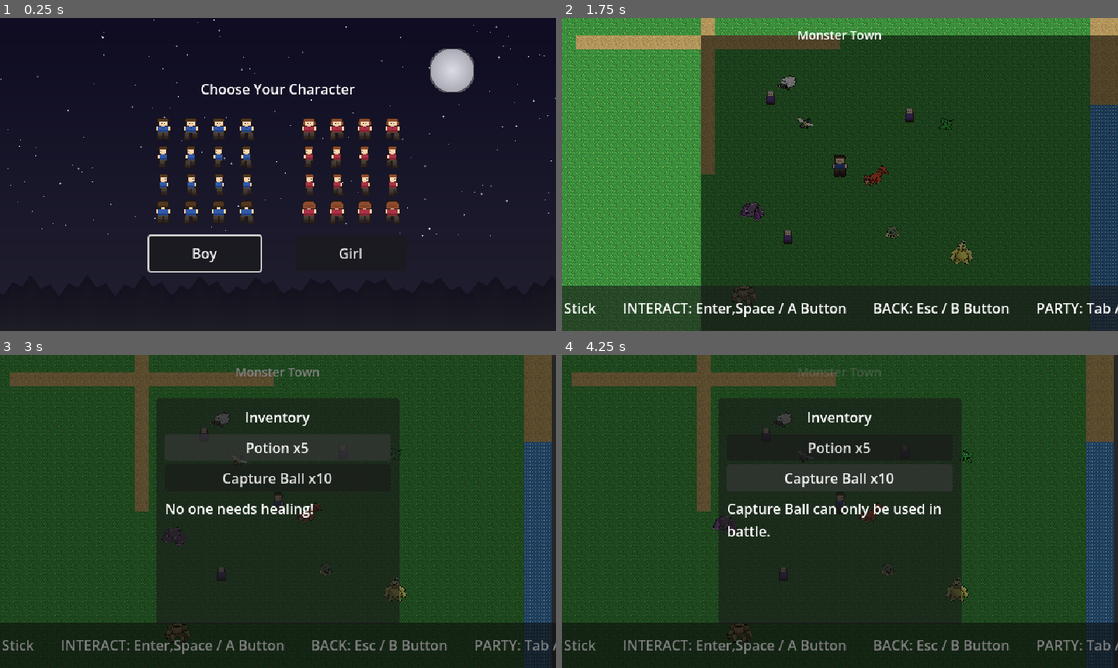
Above: before the commit, frames 1-4 (two rows, left to right).
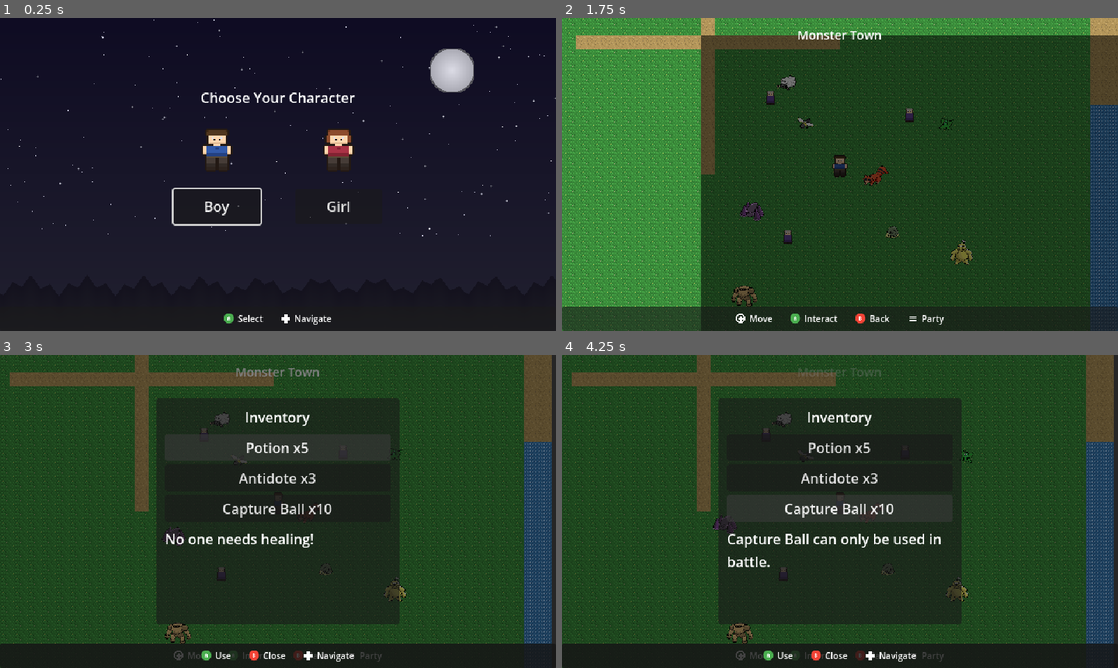
Above: after the commit, the same moments.

Repository: ragnorak02/monsterBattle
Game: Godot game, scene res://scenes/main.tscn
Two runs of this game, one before a commit and one after it. Both use one fixed random seed, a clock stepped at 60 frames per second and the inputs below.
Inputs:
- Up to frame 1 (0.25 s): no input
- Up to frame 2 (1.75 s): click "Boy" at 0.5 s; click "Choose" at 1.25 s
- Up to frame 3 (3 s): tap Enter (ui_accept) at 2, 2.27 s; hold D (move_right) 2.03-2.75 s; tap I at 2.1 s; click "Potion x5" at 2.75 s
- Up to frame 4 (4.25 s): click "Capture Ball x10" at 3.5 s

The runs differ from the first frame. In frame 1, 5.3% of the frame differs, in the area x 26-72%, y 21-98%; in frame 2, 4.3%; in frame 3, 8.4%; in frame 4, 8.9%, in the area x 0-100%, y 37-100%.

Commit message:
feat(ui): standardize controller hints + fix gender select sprites
Replace text-only controls HUD with reusable ControllerHintBar component
showing Xbox-style button icons across all screens (overworld, encounter,
battle, party menu, inventory, gender select, starter select). Fix gender
select displaying full 128x128 sprite sheets by cropping 32x32 portrait
via AtlasTexture. Default window size bumped to 1920x1080 (3x integer scale).

Co-Authored-By: Claude Opus 4.6 <noreply@anthropic.com>

Diff:
--- a/project.godot
+++ b/project.godot
@@ -31,8 +31,8 @@
 
 window/size/viewport_width=640
 window/size/viewport_height=360
-window/size/window_width_override=1280
-window/size/window_height_override=720
+window/size/window_width_override=1920
+window/size/window_height_override=1080
 window/stretch/mode="canvas_items"
 window/stretch/scale_mode="integer"
 
--- a/scenes/battle/battle_scene.tscn
+++ b/scenes/battle/battle_scene.tscn
@@ -1,9 +1,10 @@
-[gd_scene load_steps=5 format=3]
+[gd_scene load_steps=6 format=3]
 
 [ext_resource type="Script" path="res://scripts/battle/battle_controller.gd" id="1"]
 [ext_resource type="PackedScene" path="res://scenes/battle/monster_battle_display.tscn" id="2"]
 [ext_resource type="PackedScene" path="res://scenes/battle/action_menu.tscn" id="3"]
 [ext_resource type="Texture2D" path="res://assets/sprites/backgrounds/battle_bg.png" id="4"]
+[ext_resource type="PackedScene" path="res://scenes/ui/controller_hint_bar.tscn" id="5"]
 
 [node name="BattleScene" type="Control"]
 layout_mode = 3
@@ -93,3 +94,6 @@
 offset_top = -160.0
 grow_horizontal = 0
 grow_vertical = 0
+
+[node name="ControllerHintBar" parent="BattleUI" instance=ExtResource("5")]
+layout_mode = 1
--- a/scenes/gender_select.tscn
+++ b/scenes/gender_select.tscn
@@ -1,7 +1,8 @@
-[gd_scene load_steps=3 format=3]
+[gd_scene load_steps=4 format=3]
 
 [ext_resource type="Script" path="res://scripts/ui/gender_select_ui.gd" id="1"]
 [ext_resource type="Texture2D" path="res://assets/sprites/backgrounds/gender_select_bg.png" id="2"]
+[ext_resource type="PackedScene" path="res://scenes/ui/controller_hint_bar.tscn" id="3"]
 
 [node name="GenderSelect" type="Control"]
 layout_mode = 3
@@ -75,3 +76,6 @@
 layout_mode = 2
 custom_minimum_size = Vector2(100, 40)
 text = "Girl"
+
+[node name="ControllerHintBar" parent="." instance=ExtResource("3")]
+layout_mode = 1
--- a/scenes/overworld/overworld.tscn
+++ b/scenes/overworld/overworld.tscn
@@ -1,8 +1,9 @@
-[gd_scene load_steps=4 format=3]
+[gd_scene load_steps=5 format=3]
 
 [ext_resource type="Script" path="res://scripts/overworld/overworld.gd" id="1"]
 [ext_resource type="PackedScene" path="res://scenes/overworld/player.tscn" id="2"]
-[ext_resource type="PackedScene" path="res://scenes/ui/controls_hud.tscn" id="3"]
+[ext_resource type="PackedScene" path="res://scenes/ui/controller_hint_bar.tscn" id="3"]
+[ext_resource type="PackedScene" path="res://scenes/overworld/follower.tscn" id="4"]
 
 [node name="Overworld" type="Node2D"]
 script = ExtResource("1")
@@ -14,12 +15,15 @@
 
 [node name="NPCs" type="Node2D" parent="."]
 
+[node name="Follower" parent="." instance=ExtResource("4")]
+z_index = 1
+
 [node name="WildMonsters" type="Node2D" parent="."]
 
 [node name="UILayer" type="CanvasLayer" parent="."]
 layer = 10
 
-[node name="ControlsHUD" parent="UILayer" instance=ExtResource("3")]
+[node name="ControllerHintBar" parent="UILayer" instance=ExtResource("3")]
 
 [node name="BattleLayer" type="CanvasLayer" parent="."]
 layer = 20
--- a/scenes/starter_select.tscn
+++ b/scenes/starter_select.tscn
@@ -1,7 +1,8 @@
-[gd_scene load_steps=3 format=3]
+[gd_scene load_steps=4 format=3]
 
 [ext_resource type="Script" path="res://scripts/ui/starter_select_ui.gd" id="1"]
 [ext_resource type="Texture2D" path="res://assets/sprites/backgrounds/starter_select_bg.png" id="2"]
+[ext_resource type="PackedScene" path="res://scenes/ui/controller_hint_bar.tscn" id="3"]
 
 [node name="StarterSelect" type="Control"]
 layout_mode = 3
@@ -125,3 +126,6 @@
 [node name="SelectButton" type="Button" parent="VBox/CardContainer/Card3/VBox"]
 layout_mode = 2
 text = "Choose"
+
+[node name="ControllerHintBar" parent="." instance=ExtResource("3")]
+layout_mode = 1
--- /dev/null
+++ b/scenes/ui/controller_hint_bar.tscn
@@ -0,0 +1,28 @@
+[gd_scene load_steps=2 format=3]
+
+[ext_resource type="Script" path="res://scripts/ui/controller_hint_bar.gd" id="1"]
+
+[node name="ControllerHintBar" type="PanelContainer"]
+anchors_preset = 12
+anchor_top = 1.0
+anchor_right = 1.0
+anchor_bottom = 1.0
+offset_top = -28.0
+grow_horizontal = 2
+grow_vertical = 0
+mouse_filter = 2
+script = ExtResource("1")
+
+[node name="MarginContainer" type="MarginContainer" parent="."]
+layout_mode = 2
+mouse_filter = 2
+theme_override_constants/margin_left = 8
+theme_override_constants/margin_top = 4
+theme_override_constants/margin_right = 8
+theme_override_constants/margin_bottom = 4
+
+[node name="HBox" type="HBoxContainer" parent="MarginContainer"]
+layout_mode = 2
+mouse_filter = 2
+theme_override_constants/separation = 20
+alignment = 1
--- a/scenes/ui/controls_hud.tscn
+++ /dev/null
@@ -1,47 +0,0 @@
-[gd_scene load_steps=2 format=3]
-
-[ext_resource type="Script" path="res://scripts/ui/controls_hud.gd" id="1"]
-
-[node name="ControlsHUD" type="PanelContainer"]
-anchors_preset = 12
-anchor_top = 1.0
-anchor_right = 1.0
-anchor_bottom = 1.0
-offset_top = -52.0
-grow_horizontal = 2
-grow_vertical = 0
-mouse_filter = 2
-script = ExtResource("1")
-
-[node name="MarginContainer" type="MarginContainer" parent="."]
-layout_mode = 2
-mouse_filter = 2
-theme_override_constants/margin_left = 10
-theme_override_constants/margin_top = 4
-theme_override_constants/margin_right = 10
-theme_override_constants/margin_bottom = 4
-
-[node name="HBox" type="HBoxContainer" parent="MarginContainer"]
-layout_mode = 2
-mouse_filter = 2
-theme_override_constants/separation = 30
-
-[node name="Movement" type="Label" parent="MarginContainer/HBox"]
-layout_mode = 2
-text = "MOVE: WASD / Arrows / Left Stick"
-
-[node name="Confirm" type="Label" parent="MarginContainer/HBox"]
-layout_mode = 2
-text = "INTERACT: Enter,Space / A Button"
-
-[node name="Cancel" type="Label" parent="MarginContainer/HBox"]
-layout_mode = 2
-text = "BACK: Esc / B Button"
-
-[node name="Menu" type="Label" parent="MarginContainer/HBox"]
-layout_mode = 2
-text = "PARTY: Tab / Start"
-
-[node name="Debug" type="Label" parent="MarginContainer/HBox"]
-layout_mode = 2
-text = "DEBUG BATTLE: F1"
--- a/scenes/ui/encounter_ui.tscn
+++ b/scenes/ui/encounter_ui.tscn
@@ -1,6 +1,7 @@
-[gd_scene load_steps=2 format=3]
+[gd_scene load_steps=3 format=3]
 
 [ext_resource type="Script" path="res://scripts/ui/encounter_ui.gd" id="1"]
+[ext_resource type="PackedScene" path="res://scenes/ui/controller_hint_bar.tscn" id="2"]
 
 [node name="EncounterUI" type="Control"]
 layout_mode = 3
@@ -85,7 +86,5 @@
 layout_mode = 2
 theme_override_constants/separation = 4
 
-[node name="HintLabel" type="Label" parent="HBox/RightPanel/MarginContainer/VBox"]
-layout_mode = 2
-text = "Confirm = Select  |  Cancel = Run"
-horizontal_alignment = 1
+[node name="ControllerHintBar" parent="." instance=ExtResource("2")]
+layout_mode = 1
--- a/scenes/ui/inventory_ui.tscn
+++ b/scenes/ui/inventory_ui.tscn
@@ -1,6 +1,7 @@
-[gd_scene load_steps=2 format=3]
+[gd_scene load_steps=3 format=3]
 
 [ext_resource type="Script" path="res://scripts/ui/inventory_ui.gd" id="1"]
+[ext_resource type="PackedScene" path="res://scenes/ui/controller_hint_bar.tscn" id="2"]
 
 [node name="InventoryUI" type="CanvasLayer"]
 layer = 15
@@ -52,3 +53,5 @@
 custom_minimum_size = Vector2(0, 40)
 text = "Select an item"
 autowrap_mode = 2
+
+[node name="ControllerHintBar" parent="." instance=ExtResource("2")]
--- a/scenes/ui/party_menu.tscn
+++ b/scenes/ui/party_menu.tscn
@@ -1,6 +1,7 @@
-[gd_scene load_steps=2 format=3]
+[gd_scene load_steps=3 format=3]
 
 [ext_resource type="Script" path="res://scripts/ui/party_menu_ui.gd" id="1"]
+[ext_resource type="PackedScene" path="res://scenes/ui/controller_hint_bar.tscn" id="2"]
 
 [node name="PartyMenu" type="CanvasLayer"]
 layer = 15
@@ -65,3 +66,5 @@
 layout_mode = 2
 size_flags_horizontal = 3
 text = "Select a monster"
+
+[node name="ControllerHintBar" parent="." instance=ExtResource("2")]
--- a/scripts/battle/battle_controller.gd
+++ b/scripts/battle/battle_controller.gd
@@ -38,6 +38,7 @@
 @onready var action_menu: PanelContainer = $BattleUI/ActionPanel
 @onready var message_label: Label = $BattleUI/MessagePanel/MessageLabel
 @onready var background: TextureRect = $Background
+@onready var hint_bar: PanelContainer = $BattleUI/ControllerHintBar
 
 func _get_name(monster: MonsterInstance) -> String:
 	return str(monster.base_data.get("monster_name"))
@@ -72,9 +73,24 @@
 	AudioManager.play_music("res://assets/audio/music/battle_theme.wav")
 	_start_intro()
 
+func _update_hints_for_state() -> void:
+	if not hint_bar:
+		return
+	if _state == BattleState.PLAYER_TURN:
+		hint_bar.set_hints([
+			{"icon": "btn_a", "label": "Select"},
+			{"icon": "btn_b", "label": "Back"},
+			{"icon": "dpad", "label": "Navigate"},
+		])
+	else:
+		hint_bar.set_hints([
+			{"icon": "btn_a", "label": "Continue"},
+		])
+
 func _start_intro() -> void:
 	_state = BattleState.INTRO
 	action_menu.set_enabled(false)
+	_update_hints_for_state()
 	var msg := "A wild %s (Lv.%d) appeared!" % [_get_name(_enemy_monster), _enemy_monster.level]
 	print("[BATTLE] %s" % msg)
 	_show_message(msg)
@@ -103,6 +119,7 @@
 
 func _start_player_turn() -> void:
 	_state = BattleState.PLAYER_TURN
+	_update_hints_for_state()
 	var msg := "What will %s do?" % _get_name(_player_monster)
 	print("[BATTLE] %s" % msg)
 	_show_message(msg)
@@ -211,6 +228,31 @@
 		var healed: int = _player_monster.current_hp - old_hp
 		print("[BATTLE] Used %s, healed %s for %d HP" % [item_def["name"], p_name, healed])
 		_show_message("Used %s! %s recovered %d HP!" % [item_def["name"], p_name, healed])
+		player_display.update_hp()
+		await get_tree().create_timer(1.0).timeout
+		# Enemy gets a free attack
+		_enemy_skill = _pick_enemy_skill()
+		await _execute_attack(_enemy_monster, _player_monster, _enemy_skill, false)
+		if await _check_faint():
+			return
+		await _process_end_of_turn_status()
+		await _check_faint()
+
+	elif item_type == "cure":
+		var target_status: String = str(item_def["value"])
+		var p_name: String = _get_name(_player_monster)
+		if _player_monster.status != target_status:
+			# Refund the item — it won't work
+			GameManager.add_item(item_id)
+			print("[BATTLE] %s doesn't have %s!" % [p_name, target_status])
+			_show_message("It won't have any effect!")
+			await get_tree().create_timer(0.8).timeout
+			_start_player_turn()
+			return
+		_player_monster.clear_status()
+		print("[BATTLE] Used %s! %s was cured of %s!" % [item_def["name"], p_name, target_status])
+		_show_message("Used %s! %s was cured of %s!" % [item_def["name"], p_name, target_status])
+		_update_status_displays()
 		player_display.update_hp()
 		await get_tree().create_timer(1.0).timeout
 		# Enemy gets a free attack
--- a/scripts/overworld/overworld.gd
+++ b/scripts/overworld/overworld.gd
@@ -7,9 +7,11 @@
 @onready var tile_map: TileMapLayer = $TileMapLayer
 @onready var player: CharacterBody2D = $Player
 @onready var npcs_container: Node2D = $NPCs
+@onready var follower: Node2D = $Follower
 @onready var wild_monsters_container: Node2D = $WildMonsters
 @onready var ui_layer: CanvasLayer = $UILayer
 @onready var battle_layer: CanvasLayer = $BattleLayer
+@onready var hint_bar: PanelContainer = $UILayer/ControllerHintBar
 
 var _auto_test: bool = false  # Set to true to enable auto-test
 var _area_name_label: Label = null
@@ -70,8 +72,16 @@
 	_spawn_transition_zones(area_config)
 	_update_player_sprite()
 	_restore_player_position()
+	_setup_follower()
 	_show_area_name()
 	AudioManager.play_music(area_config["music"], false)
+	if hint_bar:
+		hint_bar.set_hints([
+			{"icon": "lstick", "label": "Move"},
+			{"icon": "btn_a", "label": "Interact"},
+			{"icon": "btn_b", "label": "Back"},
+			{"icon": "btn_start", "label": "Party"},
+		])
 	if _auto_test:
 		_run_auto_test()
 
@@ -85,6 +95,10 @@
 	var saved_pos: Variant = GameManager.get_area_player_position(GameManager.current_area)
 	if saved_pos != null:
 		player.position = saved_pos as Vector2
+
+func _setup_follower() -> void:
+	if follower and follower.has_method("setup"):
+		follower.setup(player)
 
 func _setup_tilemap(area_config: Dictionary) -> void:
 	var tile_set := TileSet.new()
--- /dev/null
+++ b/scripts/tools/generate_controller_icons.gd
@@ -0,0 +1,107 @@
+@tool
+extends SceneTree
+## One-time tool script: generates 12x12 controller button icon PNGs.
+## Run with:  Z:/godot/godot.exe --path . --headless --script res://scripts/tools/generate_controller_icons.gd
+
+const SIZE := 12
+const OUT_DIR := "res://assets/ui/controller/"
+
+func _init() -> void:
+	_generate_all()
+	quit()
+
+func _generate_all() -> void:
+	DirAccess.make_dir_recursive_absolute(OUT_DIR)
+	_save_circle_button("btn_a", "A", Color(0.298, 0.686, 0.314))   # Green
+	_save_circle_button("btn_b", "B", Color(0.957, 0.263, 0.212))   # Red
+	_save_circle_button("btn_x", "X", Color(0.129, 0.588, 0.953))   # Blue
+	_save_circle_button("btn_y", "Y", Color(1.0, 0.757, 0.027))     # Yellow
+	_save_start_icon()
+	_save_dpad_icon()
+	_save_lstick_icon()
+	print("[ICON-GEN] All 7 controller icons generated in %s" % OUT_DIR)
+
+func _save_circle_button(filename: String, letter: String, color: Color) -> void:
+	var img := Image.create(SIZE, SIZE, false, Image.FORMAT_RGBA8)
+	img.fill(Color(0, 0, 0, 0))
+	var center := Vector2(5.5, 5.5)
+	var radius := 5.5
+	# Draw filled circle
+	for y in SIZE:
+		for x in SIZE:
+			var dist := Vector2(x + 0.5, y + 0.5).distance_to(center)
+			if dist <= radius:
+				img.set_pixel(x, y, color)
+			elif dist <= radius + 0.7:
+				var alpha := clampf(1.0 - (dist - radius) / 0.7, 0.0, 1.0)
+				img.set_pixel(x, y, Color(color.r, color.g, color.b, alpha))
+	# Draw letter — simple 3x5 pixel font centered
+	var glyph := _get_glyph(letter)
+	var gw := 3
+	var gh := 5
+	var ox := (SIZE - gw) / 2  # 4
+	var oy := (SIZE - gh) / 2  # 3
+	for gy in gh:
+		for gx in gw:
+			if glyph[gy * gw + gx]:
+				img.set_pixel(ox + gx, oy + gy, Color.WHITE)
+	img.save_png(OUT_DIR + filename + ".png")
+	print("[ICON-GEN] Saved %s.png" % filename)
+
+func _get_glyph(letter: String) -> Array:
+	match letter:
+		"A": return [0,1,0, 1,0,1, 1,1,1, 1,0,1, 1,0,1]
+		"B": return [1,1,0, 1,0,1, 1,1,0, 1,0,1, 1,1,0]
+		"X": return [1,0,1, 1,0,1, 0,1,0, 1,0,1, 1,0,1]
+		"Y": return [1,0,1, 1,0,1, 0,1,0, 0,1,0, 0,1,0]
+	return [0,0,0, 0,0,0, 0,0,0, 0,0,0, 0,0,0]
+
+func _save_start_icon() -> void:
+	var img := Image.create(SIZE, SIZE, false, Image.FORMAT_RGBA8)
+	img.fill(Color(0, 0, 0, 0))
+	# Hamburger menu: 3 horizontal lines
+	var col := Color.WHITE
+	for x in range(2, 10):
+		img.set_pixel(x, 3, col)
+		img.set_pixel(x, 5, col)
+		img.set_pixel(x, 7, col)
+		img.set_pixel(x, 8, col)  # bottom bar thicker for clarity
+	img.save_png(OUT_DIR + "btn_start.png")
+	print("[ICON-GEN] Saved btn_start.png")
+
+func _save_dpad_icon() -> void:
+	var img := Image.create(SIZE, SIZE, false, Image.FORMAT_RGBA8)
+	img.fill(Color(0, 0, 0, 0))
+	var col := Color.WHITE
+	# Vertical bar (center column, 3px wide)
+	for y in SIZE:
+		if y >= 1 and y <= 10:
+			for x in range(4, 8):
+				img.set_pixel(x, y, col)
+	# Horizontal bar
+	for x in SIZE:
+		if x >= 1 and x <= 10:
+			for y in range(4, 8):
+				img.set_pixel(x, y, col)
+	img.save_png(OUT_DIR + "dpad.png")
+	print("[ICON-GEN] Saved dpad.png")
+
+func _save_lstick_icon() -> void:
+	var img := Image.create(SIZE, SIZE, false, Image.FORMAT_RGBA8)
+	img.fill(Color(0, 0, 0, 0))
+	var center := Vector2(5.5, 5.5)
+	var col := Color.WHITE
+	# Draw circle outline
+	for y in SIZE:
+		for x in SIZE:
+			var dist := Vector2(x + 0.5, y + 0.5).distance_to(center)
+			if dist >= 4.0 and dist <= 5.5:
+				img.set_pixel(x, y, col)
+	# Draw crosshair in center
+	for i in range(3, 9):
+		img.set_pixel(i, 5, col)
+		img.set_pixel(i, 6, col)
+		img.set_pixel(5, i, col)
+		img.set_pixel(6, i, col)
+	img.save_png(OUT_DIR + "lstick.png")
+	print("[ICON-GEN] Saved lstick.png")
--- /dev/null
+++ b/scripts/ui/controller_hint_bar.gd
@@ -0,0 +1,43 @@
+extends PanelContainer
+## Reusable controller hint bar — anchored to bottom of screen.
+## Usage: hint_bar.set_hints([{"icon": "btn_a", "label": "Select"}, ...])
+
+const ICON_DIR := "res://assets/ui/controller/"
+
+var _icon_cache: Dictionary = {}
+var _hbox: HBoxContainer
+
+func _ready() -> void:
+	mouse_filter = Control.MOUSE_FILTER_IGNORE
+	_hbox = get_node("MarginContainer/HBox")
+
+func set_hints(hints: Array) -> void:
+	for child in _hbox.get_children():
+		child.queue_free()
+	for hint in hints:
+		var pair := HBoxContainer.new()
+		pair.mouse_filter = Control.MOUSE_FILTER_IGNORE
+		pair.add_theme_constant_override("separation", 4)
+		var icon_rect := TextureRect.new()
+		icon_rect.custom_minimum_size = Vector2(12, 12)
+		icon_rect.stretch_mode = TextureRect.STRETCH_KEEP_ASPECT_CENTERED
+		icon_rect.expand_mode = TextureRect.EXPAND_IGNORE_SIZE
+		icon_rect.mouse_filter = Control.MOUSE_FILTER_IGNORE
+		icon_rect.texture_filter = CanvasItem.TEXTURE_FILTER_NEAREST
+		icon_rect.texture = _load_icon(hint["icon"])
+		pair.add_child(icon_rect)
+		var lbl := Label.new()
+		lbl.text = hint["label"]
+		lbl.mouse_filter = Control.MOUSE_FILTER_IGNORE
+		lbl.add_theme_font_size_override("font_size", 10)
+		pair.add_child(lbl)
+		_hbox.add_child(pair)
+
+func _load_icon(icon_name: String) -> Texture2D:
+	if _icon_cache.has(icon_name):
+		return _icon_cache[icon_name]
+	var path := ICON_DIR + icon_name + ".png"
+	var tex := load(path) as Texture2D
+	if tex:
+		_icon_cache[icon_name] = tex
+	return tex
--- a/scripts/ui/controls_hud.gd
+++ /dev/null
@@ -1,5 +0,0 @@
-extends PanelContainer
-
-func _ready() -> void:
-	# Ensure this stays on screen
-	mouse_filter = Control.MOUSE_FILTER_IGNORE
--- a/scripts/ui/encounter_ui.gd
+++ b/scripts/ui/encounter_ui.gd
@@ -9,6 +9,7 @@
 @onready var message_label: Label = $HBox/LeftPanel/Message
 @onready var enemy_sprite: TextureRect = $HBox/LeftPanel/EnemySprite
 @onready var party_list: VBoxContainer = $HBox/RightPanel/MarginContainer/VBox/PartyList
+@onready var hint_bar: PanelContainer = $ControllerHintBar
 
 var _buttons: Array[Button] = []
 
@@ -59,6 +60,13 @@
 			btn.call_deferred("grab_focus")
 			break
 
+	if hint_bar:
+		hint_bar.set_hints([
+			{"icon": "btn_a", "label": "Select"},
+			{"icon": "btn_b", "label": "Run"},
+			{"icon": "dpad", "label": "Navigate"},
+		])
+
 func _on_monster_picked(index: int) -> void:
 	GameManager.is_in_dialogue = false
 	monster_chosen.emit(index)
--- a/scripts/ui/gender_select_ui.gd
+++ b/scripts/ui/gender_select_ui.gd
@@ -4,19 +4,32 @@
 @onready var girl_button: Button = %GirlButton if has_node("%GirlButton") else $VBox/ButtonContainer/GirlContainer/GirlButton
 @onready var boy_sprite: TextureRect = $VBox/ButtonContainer/BoyContainer/BoySprite
 @onready var girl_sprite: TextureRect = $VBox/ButtonContainer/GirlContainer/GirlSprite
+@onready var hint_bar: PanelContainer = $ControllerHintBar
 
 func _ready() -> void:
 	boy_button.pressed.connect(_on_boy_selected)
 	girl_button.pressed.connect(_on_girl_selected)
 	boy_button.grab_focus()
 
-	# Load preview sprites
+	# Load preview sprites — crop top-left 32x32 frame (forward-facing idle)
 	var boy_tex := load("res://assets/sprites/player/player_boy.png") as Texture2D
 	var girl_tex := load("res://assets/sprites/player/player_girl.png") as Texture2D
 	if boy_tex:
-		boy_sprite.texture = boy_tex
+		boy_sprite.texture = _make_portrait(boy_tex)
 	if girl_tex:
-		girl_sprite.texture = girl_tex
+		girl_sprite.texture = _make_portrait(girl_tex)
+
+	if hint_bar:
+		hint_bar.set_hints([
+			{"icon": "btn_a", "label": "Select"},
+			{"icon": "dpad", "label": "Navigate"},
+		])
+
+func _make_portrait(full_sheet: Texture2D) -> AtlasTexture:
+	var atlas := AtlasTexture.new()
+	atlas.atlas = full_sheet
+	atlas.region = Rect2(0, 0, 32, 32)
+	return atlas
 
 func _on_boy_selected() -> void:
 	AudioManager.play_sfx("res://assets/audio/sfx/select.wav")
--- a/scripts/ui/inventory_ui.gd
+++ b/scripts/ui/inventory_ui.gd
@@ -2,12 +2,19 @@
 
 @onready var item_list: VBoxContainer = $Panel/MarginContainer/VBox/ItemList
 @onready var detail_label: Label = $Panel/MarginContainer/VBox/DetailLabel
+@onready var hint_bar: PanelContainer = $ControllerHintBar
 
 var _item_buttons: Array[Button] = []
 
 func _ready() -> void:
 	GameManager.is_in_menu = true
 	_build_item_list()
+	if hint_bar:
+		hint_bar.set_hints([
+			{"icon": "btn_a", "label": "Use"},
+			{"icon": "btn_b", "label": "Close"},
+			{"icon": "dpad", "label": "Navigate"},
+		])
 
 func _build_item_list() -> void:
 	for btn in _item_buttons:
@@ -48,6 +55,8 @@
 	var item_type: String = item_def["type"]
 	if item_type == "heal":
 		_use_heal_item(item_id, item_def)
+	elif item_type == "cure":
+		_use_cure_item(item_id, item_def)
 	else:
 		detail_label.text = "%s can only be used in battle." % item_def["name"]
 
@@ -74,6 +83,26 @@
 	detail_label.text = "%s healed %s for %d HP!" % [item_def["name"], name_str, healed]
 	_build_item_list()
 
+func _use_cure_item(item_id: String, item_def: Dictionary) -> void:
+	var target_status: String = str(item_def["value"])
+	var target: MonsterInstance = null
+	for monster in GameManager.player_party:
+		if not monster.is_fainted() and monster.status == target_status:
+			target = monster
+			break
+
+	if not target:
+		detail_label.text = "No one needs that!"
+		return
+
+	if not GameManager.remove_item(item_id):
+		return
+
+	var name_str: String = str(target.base_data.get("monster_name"))
+	target.clear_status()
+	detail_label.text = "%s cured %s of %s!" % [item_def["name"], name_str, target_status]
+	_build_item_list()
+
 func _show_item_detail_by_id(item_id: String) -> void:
 	var item_def: Dictionary = GameManager.get_item_def(item_id)
 	if item_def.is_empty():
@@ -85,6 +114,8 @@
 			desc = "Restores %d HP." % int(item_def["value"])
 		"catch":
 			desc = "Catch rate x%.1f." % float(item_def["value"])
+		"cure":
+			desc = "Cures %s." % str(item_def["value"])
 		_:
 			desc = "An item."
 	detail_label.text = "%s (x%d)\n%s" % [item_def["name"], count, desc]
--- a/scripts/ui/party_menu_ui.gd
+++ b/scripts/ui/party_menu_ui.gd
@@ -5,6 +5,7 @@
 @onready var detail_panel: PanelContainer = $Panel/MarginContainer/VBox/DetailPanel
 @onready var detail_sprite: TextureRect = $Panel/MarginContainer/VBox/DetailPanel/HBox/Sprite
 @onready var detail_info: Label = $Panel/MarginContainer/VBox/DetailPanel/HBox/Info
+@onready var hint_bar: PanelContainer = $ControllerHintBar
 
 var _selected_index: int = 0
 var _slot_buttons: Array[Button] = []
@@ -12,6 +13,12 @@
 func _ready() -> void:
 	GameManager.is_in_menu = true
 	_build_party_list()
+	if hint_bar:
+		hint_bar.set_hints([
+			{"icon": "btn_a", "label": "View"},
+			{"icon": "btn_b", "label": "Close"},
+			{"icon": "dpad", "label": "Navigate"},
+		])
 
 func _build_party_list() -> void:
 	for btn in _slot_buttons:
--- a/scripts/ui/starter_select_ui.gd
+++ b/scripts/ui/starter_select_ui.gd
@@ -2,6 +2,8 @@
 
 var _starters: Array = []
 var _cards: Array[PanelContainer] = []
+
+@onready var hint_bar: PanelContainer = $ControllerHintBar
 
 func _ready() -> void:
 	_starters = MonsterDB.get_starter_monsters()
@@ -24,6 +26,12 @@
 	var first_btn := _cards[0].get_node("VBox/SelectButton") as Button
 	if first_btn:
 		first_btn.grab_focus()
+
+	if hint_bar:
+		hint_bar.set_hints([
+			{"icon": "btn_a", "label": "Choose"},
+			{"icon": "dpad", "label": "Navigate"},
+		])
 
 func _setup_card(index: int, monster_data: Resource) -> void:
 	if not monster_data:
@@ -49,5 +57,6 @@
 	var instance := MonsterInstance.new(data, 5)
 	GameManager.add_to_party(instance)
 	GameManager.add_item("potion", 5)
+	GameManager.add_item("antidote", 3)
 	GameManager.add_item("capture_ball", 10)
 	SceneManager.change_scene("res://scenes/overworld/overworld.tscn")
Binary file added: assets/ui/controller/btn_a.png
Not shown, added: assets/ui/controller/btn_a.png.import
Binary file added: assets/ui/controller/btn_b.png
Not shown, added: assets/ui/controller/btn_b.png.import
Binary file added: assets/ui/controller/btn_start.png
Not shown, added: assets/ui/controller/btn_start.png.import
Binary file added: assets/ui/controller/btn_x.png
Not shown, added: assets/ui/controller/btn_x.png.import
Binary file added: assets/ui/controller/btn_y.png
Not shown, added: assets/ui/controller/btn_y.png.import
Binary file added: assets/ui/controller/dpad.png
Not shown, added: assets/ui/controller/dpad.png.import
(and 3 more such lines)
